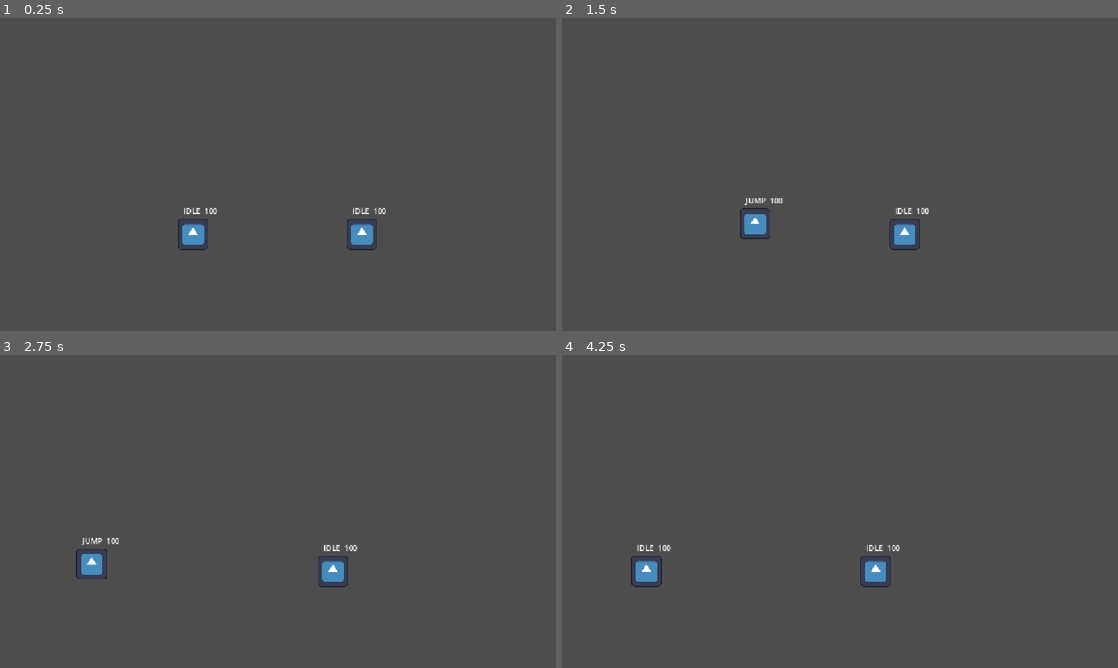
Above: before the commit, frames 1-4 (two rows, left to right).
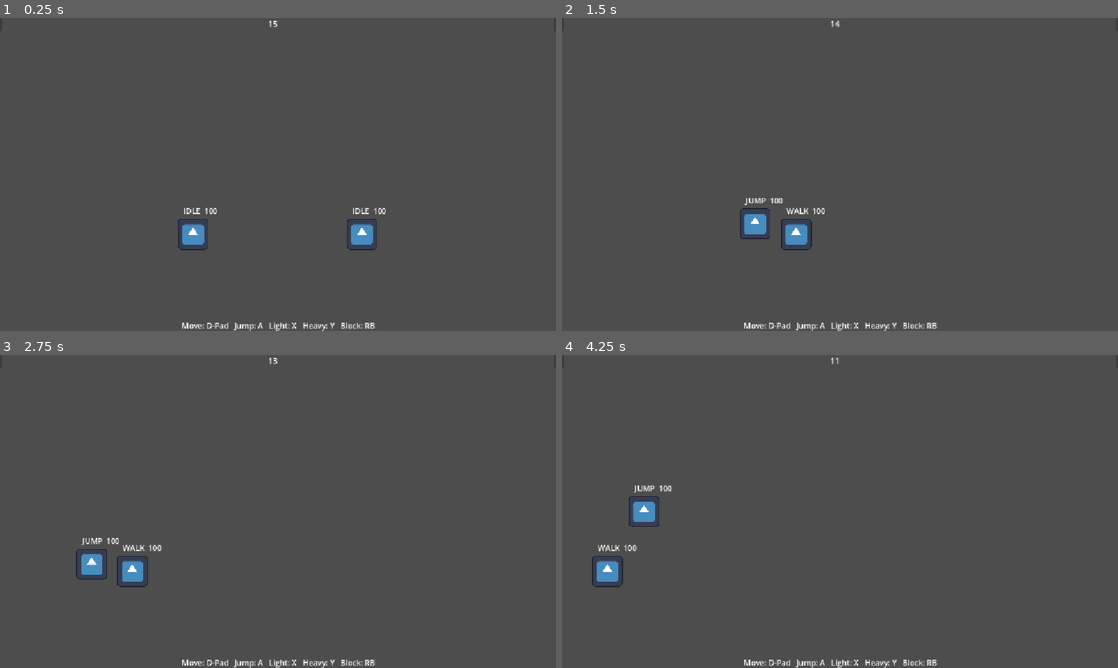
Above: after the commit, the same moments.

Repository: Shaban-0/Project-FG
Game: Godot game, scene res://scenes/main.tscn
Two runs of this game, one before a commit and one after it. Both use one fixed random seed, a clock stepped at 60 frames per second and the inputs below. The project has no main scene, so this scene is started directly. The engine's default icon, where the game draws it, is replaced by a stand-in: a white triangle on a blue panel in a dark square.
Inputs:
- Up to frame 1 (0.25 s): no input
- Up to frame 2 (1.5 s): tap Enter at 0.5 s; tap Left (p2_left) at 0.6, 1.35 s; tap Space (p1_jump) at 0.77 s
- Up to frame 3 (2.75 s): tap Space (p1_jump) at 1.52, 2 s; hold A (p1_left) from 2.03 s (still down); tap Left (p2_left) at 2.1 s
- Up to frame 4 (4.25 s): release A (p1_left) at 2.78 s; tap Left (p2_left) at 2.85, 3.6 s; tap Space (p1_jump) at 3.02, 3.77 s

The runs differ from the first frame. In frame 1, 0.4% of the frame differs, in the area x 32-68%, y 0-100%; in frame 2, 1.2%; in frame 3, 1.2%; in frame 4, 2.0%, in the area x 5-68%, y 0-100%.

Commit message:
Feature (match): added health bars, round timer and round end logic [FGM-11] [FGM-12] [FGM-13]

Diff:
--- a/scenes/main.tscn
+++ b/scenes/main.tscn
@@ -1,11 +1,13 @@
 [gd_scene format=3 uid="uid://dws47ut6aaiva"]
 
+[ext_resource type="Script" uid="uid://bxtv26oeeunlu" path="res://scenes/match_manager.gd" id="1_0wfyh"]
 [ext_resource type="PackedScene" uid="uid://brfbusxnuh806" path="res://scenes/player.tscn" id="1_o5qli"]
 
 [sub_resource type="RectangleShape2D" id="RectangleShape2D_o6byh"]
 size = Vector2(1152, 27)
 
 [node name="Main" type="Node2D" unique_id=585262306]
+script = ExtResource("1_0wfyh")
 
 [node name="StaticBody2D" type="StaticBody2D" parent="." unique_id=912016568]
 
@@ -15,6 +17,7 @@
 
 [node name="Player" parent="." unique_id=1014799515 instance=ExtResource("1_o5qli")]
 position = Vector2(400, 445)
+opponent_path = NodePath("../Player2")
 
 [node name="Label" parent="Player" index="2" unique_id=1763961546]
 offset_left = -20.0
@@ -25,6 +28,7 @@
 
 [node name="Player2" parent="." unique_id=303443772 instance=ExtResource("1_o5qli")]
 position = Vector2(750, 445)
+opponent_path = NodePath("../Player")
 input_prefix = "p2"
 
 [node name="Label" parent="Player2" index="2" unique_id=1763961546]
@@ -34,5 +38,60 @@
 offset_bottom = -37.0
 metadata/_edit_use_anchors_ = true
 
+[node name="HUD" type="CanvasLayer" parent="." unique_id=539376575]
+
+[node name="P1Health" type="ProgressBar" parent="HUD" unique_id=697378146]
+offset_right = 4.0
+offset_bottom = 27.0
+value = 100.0
+show_percentage = false
+
+[node name="P2Health" type="ProgressBar" parent="HUD" unique_id=877266069]
+anchors_preset = 1
+anchor_left = 1.0
+anchor_right = 1.0
+offset_left = -4.0
+offset_bottom = 27.0
+grow_horizontal = 0
+value = 100.0
+show_percentage = false
+
+[node name="Timer" type="Label" parent="HUD" unique_id=866746480]
+anchors_preset = 5
+anchor_left = 0.5
+anchor_right = 0.5
+offset_left = -20.0
+offset_right = 20.0
+offset_bottom = 23.0
+grow_horizontal = 2
+
+[node name="ControlHint" type="Label" parent="HUD" unique_id=320773058]
+anchors_preset = 7
+anchor_left = 0.5
+anchor_top = 1.0
+anchor_right = 0.5
+anchor_bottom = 1.0
+offset_left = -200.0
+offset_top = -23.0
+offset_right = 200.0
+grow_horizontal = 2
+grow_vertical = 0
+text = "Move: D-Pad   Jump: A   Light: X   Heavy: Y   Block: RB"
+
+[node name="RoundResult" type="Label" parent="HUD" unique_id=1561330539]
+anchors_preset = 8
+anchor_left = 0.5
+anchor_top = 0.5
+anchor_right = 0.5
+anchor_bottom = 0.5
+offset_left = -20.0
+offset_top = -11.5
+offset_right = 20.0
+offset_bottom = 11.5
+grow_horizontal = 2
+grow_vertical = 2
+horizontal_alignment = 1
+vertical_alignment = 1
+
 [editable path="Player"]
 [editable path="Player2"]
--- /dev/null
+++ b/scenes/match_manager.gd
@@ -0,0 +1,89 @@
+extends Node2D
+
+
+# =============================================================================
+#  match_manager.gd — round state and HUD coordination
+#
+#  Attached to:  the root node of scenes/main.tscn
+#  Requirements: FR-09, FR-10, FR-11, FR-12, NFR-08
+#
+#  Purpose
+#  -------
+#  Owns everything about a round that is not a fighter's own business: the
+#  countdown timer, when the round ends, and who won. The fighters know nothing
+#  about rounds, and the HUD knows nothing about fighters — this script is the
+#  only thing that connects them.
+# =============================================================================
+
+
+const ROUND_LENGTH := 15.0   # seconds; NFR-08 keeps a round under ~99s
+
+@onready var p1: CharacterBody2D = $Player
+@onready var p2: CharacterBody2D = $Player2
+@onready var p1_health: ProgressBar = $HUD/P1Health
+@onready var p2_health: ProgressBar = $HUD/P2Health
+@onready var timer_label: Label = $HUD/Timer
+@onready var result_label: Label = $HUD/RoundResult
+
+var time_remaining: float = ROUND_LENGTH
+var round_over: bool = false
+
+
+func _ready() -> void:
+	# Listen to each fighter rather than polling them every frame.
+	p1.health_changed.connect(_on_p1_health_changed)
+	p2.health_changed.connect(_on_p2_health_changed)
+	p1.knocked_out.connect(_on_fighter_knocked_out.bind(p1))
+	p2.knocked_out.connect(_on_fighter_knocked_out.bind(p2))
+
+	result_label.text = ""
+	_update_timer_display()
+
+
+func _process(delta: float) -> void:
+	if round_over:
+		return
+
+	time_remaining = max(time_remaining - delta, 0.0)
+	_update_timer_display()
+
+	# FR-11: a round also ends when the timer expires.
+	if time_remaining <= 0.0:
+		_end_round_on_time()
+
+
+func _update_timer_display() -> void:
+	timer_label.text = str(int(ceil(time_remaining)))
+
+
+# --- Signal handlers ---------------------------------------------------------
+
+
+func _on_p1_health_changed(current: float, maximum: float) -> void:
+	p1_health.max_value = maximum
+	p1_health.value = current
+
+
+func _on_p2_health_changed(current: float, maximum: float) -> void:
+	p2_health.max_value = maximum
+	p2_health.value = current
+
+
+## FR-11 / FR-12: a knockout ends the round, and the surviving fighter wins.
+func _on_fighter_knocked_out(loser: CharacterBody2D) -> void:
+	if round_over:
+		return
+	round_over = true
+	var winner_name := "PLAYER 2" if loser == p1 else "PLAYER 1"
+	result_label.text = "%s WINS" % winner_name
+
+
+## FR-11: if time runs out, the fighter with more health remaining wins.
+func _end_round_on_time() -> void:
+	round_over = true
+	if p1.health > p2.health:
+		result_label.text = "PLAYER 1 WINS"
+	elif p2.health > p1.health:
+		result_label.text = "PLAYER 2 WINS"
+	else:
+		result_label.text = "DRAW"
--- a/scripts/player.gd
+++ b/scripts/player.gd
@@ -18,6 +18,13 @@
 # =============================================================================
 
 
+## The opposing fighter. Set in the Inspector on each Player instance.
+## Used only to decide which way this fighter should face.
+@export var opponent_path: NodePath
+
+@onready var opponent: Node2D = get_node_or_null(opponent_path)
+
+
 # --- Tuning constants --------------------------------------------------------
 # Grouped at the top and named in CAPS so that game feel can be tuned in one
 # place without reading the logic below.
@@ -65,6 +72,13 @@
 
 
 # --- Main loop ---------------------------------------------------------------
+
+
+## Emitted whenever this fighter's health changes, and when it is knocked out.
+## Signals keep the fighter decoupled from the HUD: the player broadcasts, and
+## whatever cares can listen (low coupling, NFR-05).
+signal health_changed(current: float, maximum: float)
+signal knocked_out
 
 
 ## Runs at a fixed 60 times per second. Physics and movement live here rather
@@ -98,6 +112,7 @@
 	match state:
 		State.IDLE, State.WALK:
 			# Grounded and free to act.
+			_face_opponent()
 			_ground_movement()
 			_check_ground_actions()
 
@@ -128,6 +143,17 @@
 		State.KO:
 			# Terminal state for this round; no input is accepted.
 			velocity.x = 0.0
+
+
+## Turns the fighter to face its opponent. Called only while grounded and free
+## to act, so that a fighter cannot spin round mid-attack.
+func _face_opponent() -> void:
+	if opponent == null:
+		return
+	var new_facing := 1 if opponent.global_position.x > global_position.x else -1
+	if new_facing != facing:
+		facing = new_facing
+		_update_facing()
 
 
 ## The single point of entry for every state change.
@@ -152,9 +178,8 @@
 	# get_axis returns -1 (left), 0 (neither or both), or +1 (right).
 	var direction := Input.get_axis(_action("left"), _action("right"))
 	if direction != 0.0:
-		facing = 1 if direction > 0.0 else -1
-	velocity.x = direction * SPEED
-	_change_state(State.WALK if direction != 0.0 else State.IDLE)
+		velocity.x = direction * SPEED
+		_change_state(State.WALK if direction != 0.0 else State.IDLE)
 
 
 ## Air control. Kept separate from ground movement so the two can be tuned
@@ -208,9 +233,11 @@
 		return
 
 	health = max(health - amount, 0.0)
+	health_changed.emit(health, MAX_HEALTH)
 
 	if health <= 0.0:
 		_change_state(State.KO)
+		knocked_out.emit()
 	else:
 		_change_state(State.HIT, HIT_STUN_TIME)
 
Not shown, added: scenes/match_manager.gd.uid
